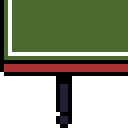
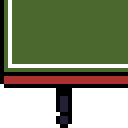
Revision of a layered w=128, h=128 image; what changed, layer by layer:
painted on "Background" over <box>0,52,128,96</box>
